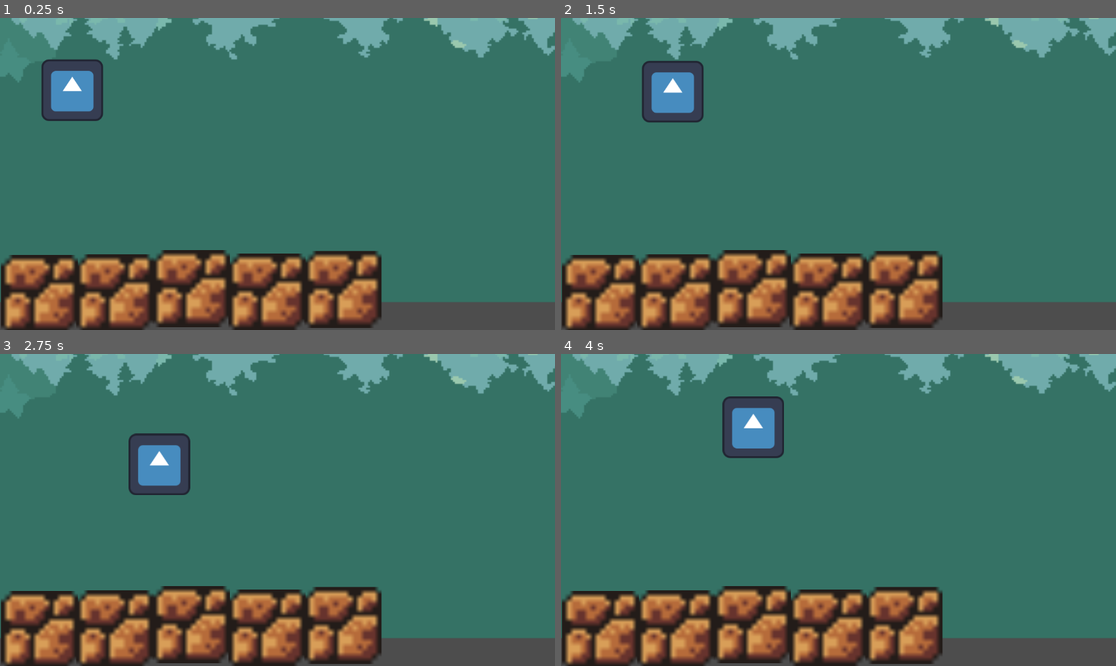
Above: before the commit, frames 1-4 (two rows, left to right).
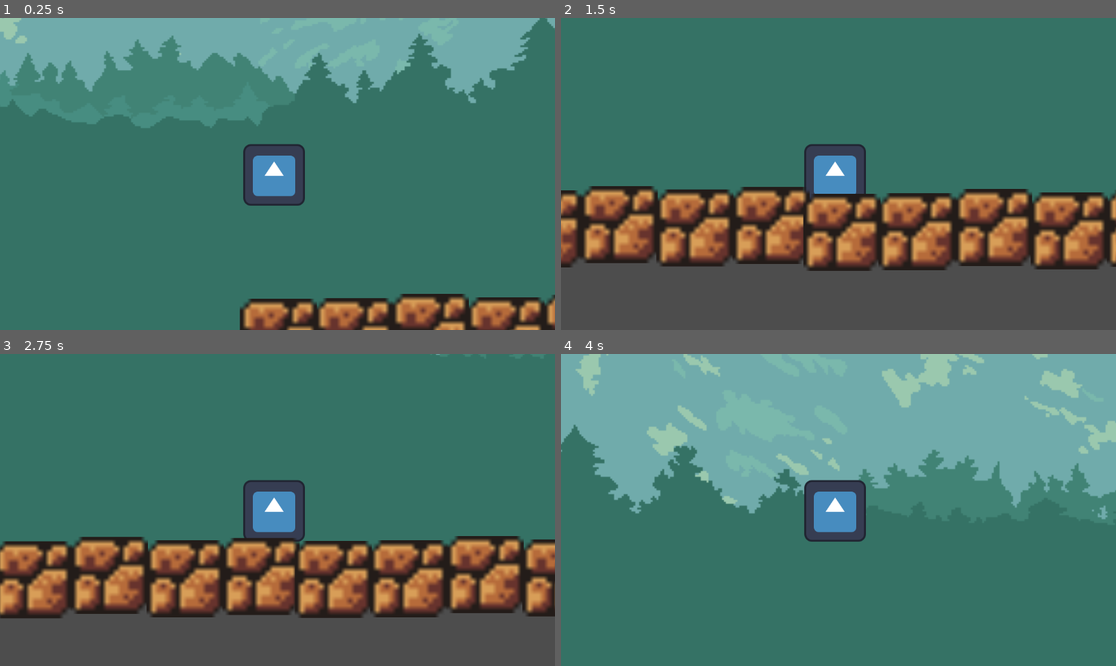
Above: after the commit, the same moments.

Repository: RKLGameDev/RKLGameDev
Game: Godot game, scene res://world.tscn
The game is run twice, just before and just after one commit, with the same random seed, the same clock (stepped at 60 frames per second) and the same inputs. This scene is started directly instead of the project's main scene. The engine's default icon, where the game draws it, is replaced by a stand-in: a white triangle on a blue panel in a dark square.
Inputs:
- Up to frame 1 (0.25 s): no input
- Up to frame 2 (1.5 s): hold Right (ui_right) 0.53-1.28 s; tap Space (ui_select) at 0.77 s; hold Down (ui_down) from 1.28 s (still down)
- Up to frame 3 (2.75 s): tap Space (ui_select) at 1.52 s; release Down (ui_down) at 2.03 s; hold Right (ui_right) from 2.03 s (still down)
- Up to frame 4 (4 s): release Right (ui_right) at 2.78 s; hold Up (ui_up) 2.78-3.53 s; tap Space (ui_select) at 3.02, 3.77 s; hold Left (ui_left) from 3.53 s (still down)

The runs differ from the first frame. In frame 1, 38% of the frame differs, in the area x 0-100%, y 0-100%; in frame 2, 50%; in frame 3, 46%; in frame 4, 58%.

Commit message:
UpdatetoMovement

Diff:
--- a/firstplatformer/Player.tscn
+++ b/firstplatformer/Player.tscn
@@ -6,17 +6,18 @@
 [node name="Player" type="CharacterBody2D"]
 collision_layer = 255
 collision_mask = 255
-platform_wall_layers = 255
 script = ExtResource("1_xhfnw")
 
 [node name="Sprite2D" type="Sprite2D" parent="."]
-position = Vector2(346, 196)
+position = Vector2(253, 168)
 texture = ExtResource("2_kpjcp")
 
 [node name="CollisionPolygon2D" type="CollisionPolygon2D" parent="."]
 z_index = 2
 y_sort_enabled = true
-position = Vector2(91, 29)
 build_mode = 1
-polygon = PackedVector2Array(197, 171, 257, 121, 310, 178, 259, 220, 208, 210)
+polygon = PackedVector2Array(192, 218, 193, 114, 204, 105, 307, 105, 317, 113, 318, 218, 308, 229, 205, 230)
 one_way_collision_margin = 2.0
+
+[node name="Camera2D" type="Camera2D" parent="."]
+position = Vector2(260, 166)
--- a/firstplatformer/player.gd
+++ b/firstplatformer/player.gd
@@ -1,10 +1,11 @@
 extends CharacterBody2D
 
-const speed = 140
+const speed = 1000
 var vel = Vector2.ZERO
-const friction = 20
+const friction = 200
 var dir = Vector2(0,1)
-var acc = 200
+var acc = 20000
+var grav = 20000
 
 func _physics_process(delta):
 	var input_vec = Vector2.ZERO
@@ -12,7 +13,7 @@
 	input_vec.x = Input.get_action_strength("ui_right") - Input.get_action_strength("ui_left")
 	input_vec.y = Input.get_action_strength("ui_down") - Input.get_action_strength("ui_up")
 	input_vec = input_vec.normalized()
-	print(input_vec)
+
 	if input_vec != Vector2.ZERO:# and health > 0:
 		vel = vel.move_toward(speed*input_vec, delta*acc)
 		dir = input_vec*(1/max(abs(input_vec.x),abs(input_vec.y)))
@@ -23,5 +24,6 @@
 		vel = vel.move_toward(Vector2.ZERO, friction*delta)
 		#animationstate.travel("Idle")
 	velocity = vel
+	velocity += Vector2(0, grav * delta)
 # warning-ignore:return_value_discarded
 	move_and_slide()
--- a/firstplatformer/world.tscn
+++ b/firstplatformer/world.tscn
@@ -12,7 +12,10 @@
 texture = ExtResource("3_aqk2v")
 
 [node name="Player" parent="." instance=ExtResource("3_tlwt5")]
-position = Vector2(-196, -46)
+position = Vector2(-180, -16)
+disable_mode = 2
+floor_stop_on_slope = false
+floor_block_on_wall = false
 
 [node name="Ground1" parent="." instance=ExtResource("5_036b0")]
 position = Vector2(74, 564)
@@ -28,3 +31,48 @@
 
 [node name="Ground5" parent="." instance=ExtResource("5_036b0")]
 position = Vector2(704, 556)
+
+[node name="Ground6" parent="." instance=ExtResource("5_036b0")]
+position = Vector2(851, 570)
+
+[node name="Ground7" parent="." instance=ExtResource("5_036b0")]
+position = Vector2(1007, 569)
+
+[node name="Ground8" parent="." instance=ExtResource("5_036b0")]
+position = Vector2(1166, 560)
+
+[node name="Ground9" parent="." instance=ExtResource("5_036b0")]
+position = Vector2(1323, 567)
+
+[node name="Ground10" parent="." instance=ExtResource("5_036b0")]
+position = Vector2(1481, 562)
+
+[node name="Ground11" parent="." instance=ExtResource("5_036b0")]
+position = Vector2(1631, 568)
+
+[node name="Ground12" parent="." instance=ExtResource("5_036b0")]
+position = Vector2(1787, 567)
+
+[node name="Ground13" parent="." instance=ExtResource("5_036b0")]
+position = Vector2(1946, 558)
+
+[node name="Ground14" parent="." instance=ExtResource("5_036b0")]
+position = Vector2(2103, 565)
+
+[node name="Ground15" parent="." instance=ExtResource("5_036b0")]
+position = Vector2(2261, 560)
+
+[node name="Ground16" parent="." instance=ExtResource("5_036b0")]
+position = Vector2(2408, 574)
+
+[node name="Ground17" parent="." instance=ExtResource("5_036b0")]
+position = Vector2(2564, 573)
+
+[node name="Ground18" parent="." instance=ExtResource("5_036b0")]
+position = Vector2(2723, 564)
+
+[node name="Ground19" parent="." instance=ExtResource("5_036b0")]
+position = Vector2(2880, 571)
+
+[node name="Ground20" parent="." instance=ExtResource("5_036b0")]
+position = Vector2(3038, 566)
